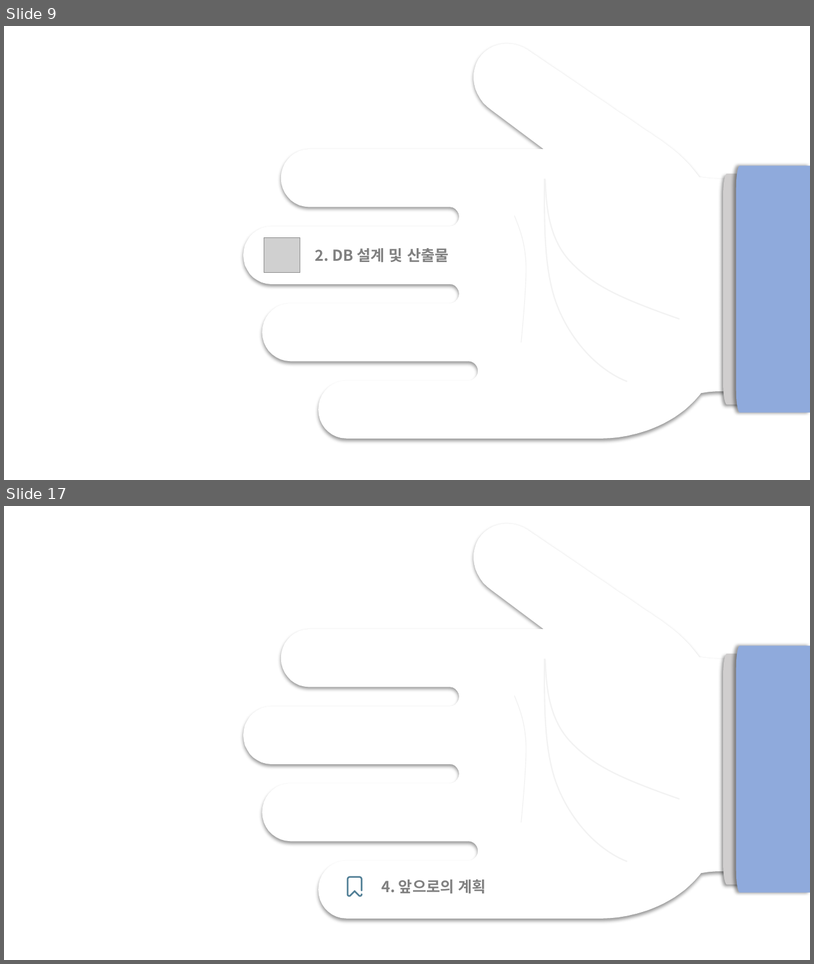
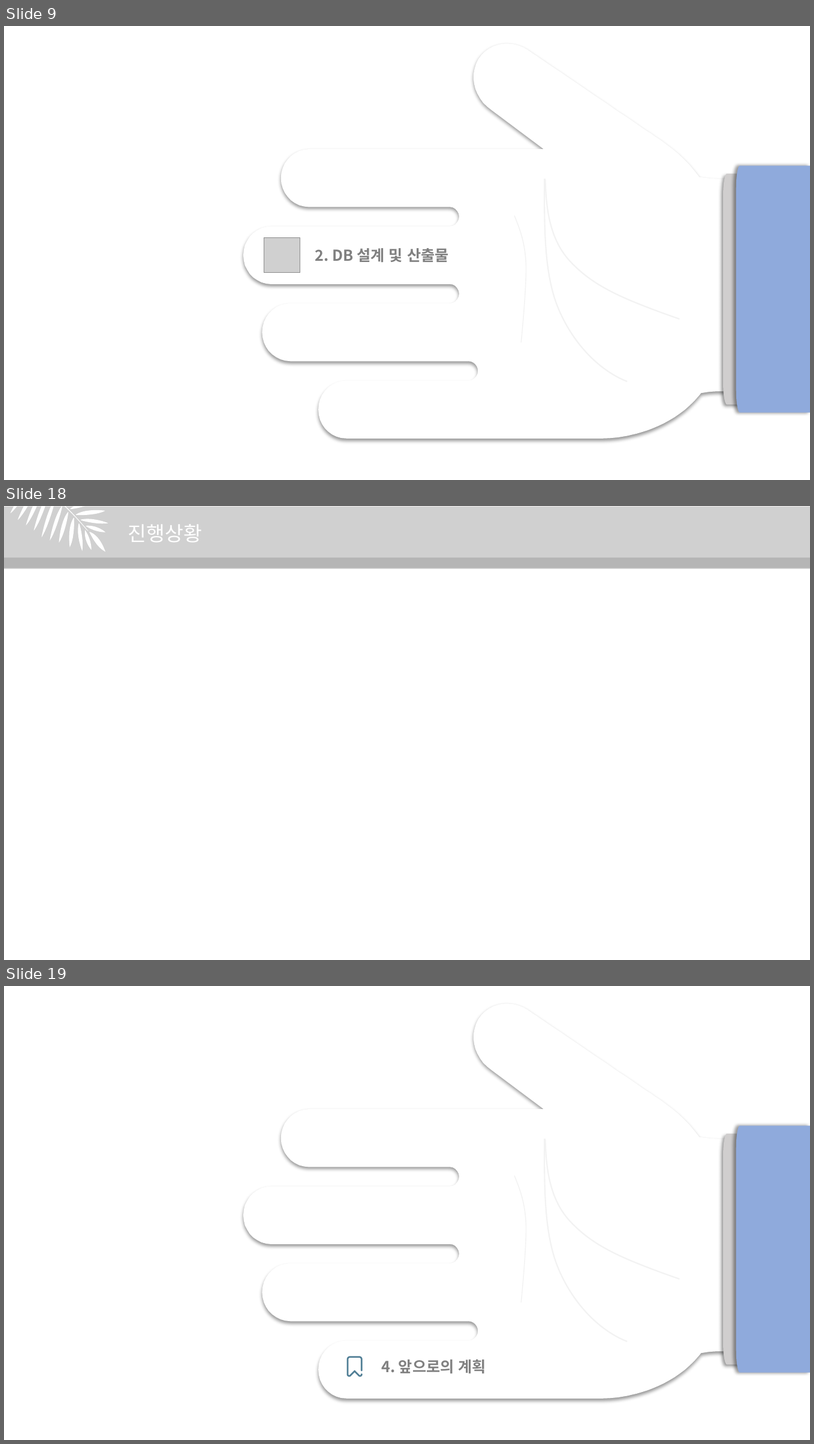
Before and after one commit to juhyeonjong2/EzenCompany, a slide deck: Documents/8. 발표/1. 중간발표/중간발표.pptx. Shown one above the other, each under a label of ours: slides 9 and 17 before the commit, slides 9, 18 and 19 after it; the slides between them are not shown. The pictures are 814x964 and 814x1444 pixels, drawn with LibreOffice and Linux fonts; fonts in the diff are those of the drawing; grey boxes stand for pictures. Boxes give left, top, right and bottom in pixels: in the first picture for what was removed or moved away, otherwise in the second. Text is boxed around its words. In the diff, an @@ line names an element or a change of style, - is before the commit and + after.

```diff
--- a/Documents/8. 발표/1. 중간발표/중간발표.pptx
+++ b/Documents/8. 발표/1. 중간발표/중간발표.pptx
@@ slide 18 added at (x1=4, y1=506, x2=810, y2=960), background #FFFFFF @@
@@ rectangle added at (x1=4, y1=507, x2=810, y2=567), fill #D0CECE @@
@@ picture added at (x1=4, y1=507, x2=810, y2=568), 24 pt, text #FFFFFF @@
+      진행상황
@@ freeform shape added at (x1=4, y1=506, x2=108, y2=552), fill #FFFFFF @@
@@ rectangle added at (x1=4, y1=558, x2=810, y2=568), fill #000000 at 13% opacity @@
@@ what was slide 17 is now slide 19 @@
```
Also in this commit, not shown: 12 slides changed, 5 other slides added, 3 slides removed.
